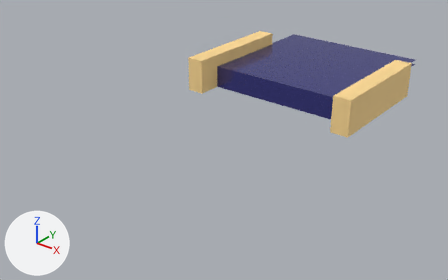
The Blender file public/assets/pusher.blend: old version first, new version second.
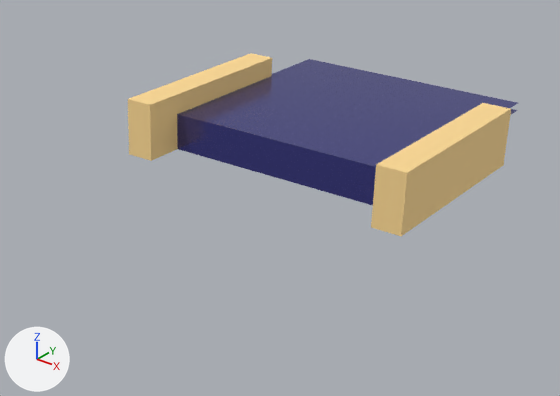
Old and new are each drawn whole from a 50 mm lens placed at (1.259, -1.985, 1.092), pointed at (-0.074, -0.319, 0.059) and again close up on the part from 25% to 98% of the width and 0% to 82% of the height. Arrows for +X, +Y and +Z are at lower left; the lights stay in place.

Names of what the first close-up shows: 'door', 'floor-back', 'floor-front', 'platform-top', 'wall-left', 'wall-right'.
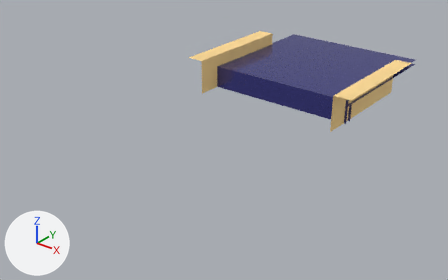
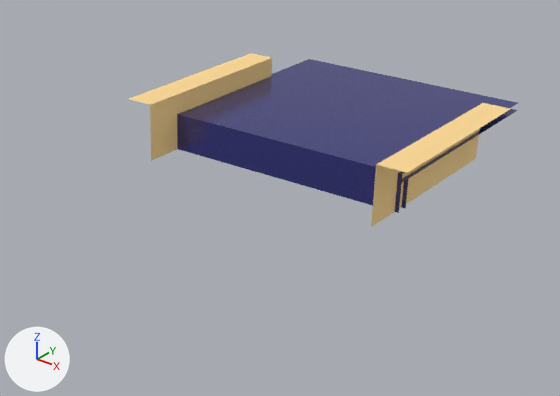
The edits, one by one:
me_wall_left has 8 vertices, 5 faces and spans x -0.37..-0.3, y -0.18..0.32, z 0.15..0.29.
me_wall_left is used by ob_wall_left; location (0.0, 0.0, 0.0).
Verts and faces of me_wall_left; kept vertices keep their numbers, new ones are numbered from 8.
Before the commit, vertices of me_wall_left: 0 (-0.37, -0.18, 0.15), 1 (-0.37, -0.18, 0.29) at pixel (127, 98), 2 (-0.37, 0.32, 0.15), 3 (-0.37, 0.32, 0.29) at pixel (250, 53), 4 (-0.3, -0.18, 0.15).
Before the commit, vertices of me_wall_left: 5 (-0.3, -0.18, 0.29) at pixel (150, 104), 6 (-0.3, 0.32, 0.15), 7 (-0.3, 0.32, 0.29) at pixel (272, 57).
Part 1, on me_wall_left:
Vertices deleted: 0, 2 (with the faces that use them).
me_wall_right has 8 vertices, 5 faces and spans x 0.3..0.37, y -0.18..0.32, z 0.15..0.29.
me_wall_right is used by ob_wall_right; location (0.0, 0.0, 0.0).
Verts and faces of me_wall_right; kept vertices keep their numbers, new ones are numbered from 8.
Before the commit, vertices of me_wall_right: 0 (0.3, -0.18, 0.15), 1 (0.3, -0.18, 0.29) at pixel (376, 164), 2 (0.3, 0.32, 0.15), 3 (0.3, 0.32, 0.29) at pixel (482, 102), 4 (0.37, -0.18, 0.15) at pixel (401, 236).
Before the commit, vertices of me_wall_right: 5 (0.37, -0.18, 0.29) at pixel (407, 172), 6 (0.37, 0.32, 0.15) at pixel (503, 165), 7 (0.37, 0.32, 0.29) at pixel (511, 108).
Part 2, on me_wall_right:
Vertices deleted: 4, 6 (with the faces that use them).

What differs and where, as boxes [x1, y1, x2, y2] in the close-ups (560 x 396 px):
'wall-right', reshaped: before [372, 103, 511, 235]; after [372, 103, 510, 216]
'wall-left', reshaped: before [128, 53, 272, 151]; after [129, 53, 272, 151]
part 1 of me_wall_left, deleted (brown): before [128, 99, 151, 151]
part 2 of me_wall_right, deleted (brown): before [372, 109, 511, 235]
